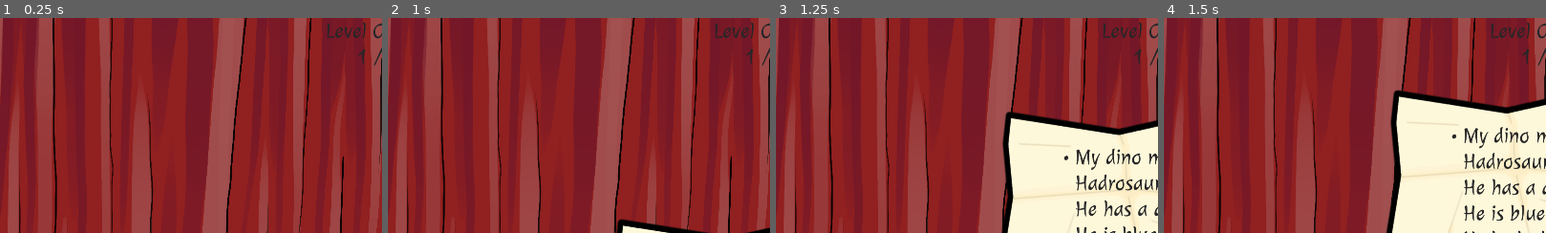
Above: before the commit, frames 1-4 (left to right).
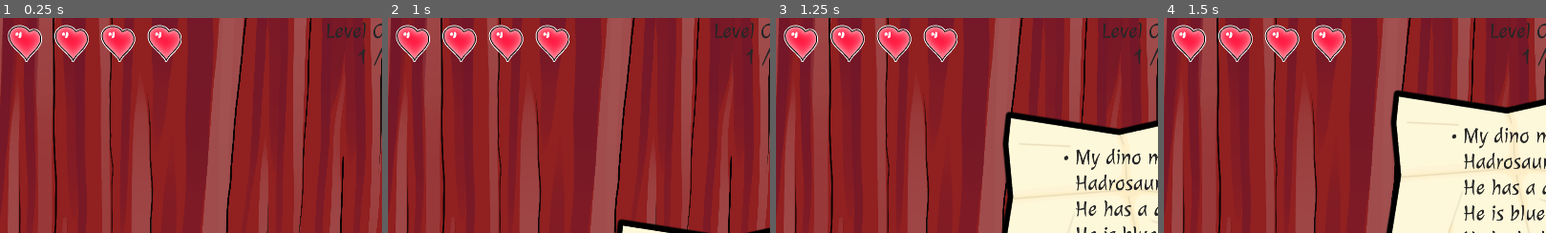
Above: after the commit, the same moments.

Repository: ValetNoir/ggj_2026
Game: Godot game, scene res://scenes/game.tscn
The game is run twice, just before and just after one commit, with the same random seed, the same clock (stepped at 60 frames per second) and the same inputs. The project has no main scene, so this scene is started directly.
Inputs (mouse positions are % of the whole screen's width and height, from its top left):
- Up to frame 1 (0.25 s): no input
- Up to frame 2 (1 s): click (14, 5) at 0.5 s, where only the run before the commit has a clickable "Next Level"
- Up to frame 3 (1.25 s): no input
- Up to frame 4 (1.5 s): click (14, 5) at 1.25 s, where only the run before the commit has a clickable "Next Level"
The pictures show only the part of the screen within x 0-50%, y 0-50%; the shares and areas given below are measured in that part.

The runs differ from the first frame. In frame 1, 4.1% of the frame differs, in the area x 2-48%, y 3-21%; in frame 2, 4.1%; in frame 3, 4.1%; in frame 4, 4.1%.

Commit message:
lose life + game over

Diff:
--- /dev/null
+++ b/ressources/themes/game_over_label.tres
@@ -0,0 +1,9 @@
+[gd_resource type="LabelSettings" format=3 uid="uid://dqpe5etala8ng"]
+
+[ext_resource type="FontFile" uid="uid://m33ipl5yk6bl" path="res://ressources/fonts/Julee-Regular.ttf" id="1_l18we"]
+
+[resource]
+font = ExtResource("1_l18we")
+font_size = 120
+outline_size = 6
+outline_color = Color(0, 0, 0, 1)
--- a/scenes/game.tscn
+++ b/scenes/game.tscn
@@ -29,10 +29,16 @@
 [ext_resource type="Resource" uid="uid://b6poouwkkioih" path="res://ressources/levels/Level_20.tres" id="22_twgab"]
 [ext_resource type="PackedScene" uid="uid://dxrydp6dwoffm" path="res://scenes/disco_ball.tscn" id="24_suyxu"]
 [ext_resource type="Theme" uid="uid://bv1c2mvbc8mml" path="res://ressources/themes/info_flash_richtext.tres" id="28_sgl2t"]
-[ext_resource type="PackedScene" uid="uid://dbpa350c6x4fh" path="res://scenes/curtains.tscn" id="28_sww3w"]
-[ext_resource type="Script" path="res://scenes/level_counter.gd" id="29_qouja"]
+[ext_resource type="PackedScene" uid="uid://bxu3v15or16o0" path="res://scenes/curtains.tscn" id="28_sww3w"]
+[ext_resource type="Script" uid="uid://bu72utq8tbw4x" path="res://scenes/level_counter.gd" id="29_qouja"]
+[ext_resource type="PackedScene" uid="uid://cbnk1b7crmvpp" path="res://scenes/upper_menu.tscn" id="30_wljb1"]
+[ext_resource type="LabelSettings" uid="uid://dqpe5etala8ng" path="res://ressources/themes/game_over_label.tres" id="31_js0lu"]
+[ext_resource type="PackedScene" uid="uid://bpjlypaco6u3g" path="res://scenes/audio_manager.tscn" id="35_gxtfn"]
 
 [sub_resource type="Theme" id="Theme_qouja"]
+
+[sub_resource type="Theme" id="Theme_js0lu"]
+Button/font_sizes/font_size = 50
 
 [node name="Game" type="Node2D" unique_id=607520342]
 script = ExtResource("1_uwrxv")
@@ -52,6 +58,7 @@
 y_sort_enabled = true
 
 [node name="CheatUI" type="HBoxContainer" parent="." unique_id=1033743999]
+visible = false
 offset_right = 40.0
 offset_bottom = 40.0
 script = ExtResource("14_trtic")
@@ -91,11 +98,59 @@
 horizontal_alignment = 1
 script = ExtResource("29_qouja")
 
+[node name="UpperMenu" parent="CanvasLayer" unique_id=130502043 instance=ExtResource("30_wljb1")]
+unique_name_in_owner = true
+
+[node name="GameOverMenu" type="Control" parent="CanvasLayer" unique_id=1071824556]
+unique_name_in_owner = true
+layout_mode = 3
+anchors_preset = 15
+anchor_right = 1.0
+anchor_bottom = 1.0
+grow_horizontal = 2
+grow_vertical = 2
+mouse_filter = 2
+
+[node name="GameOverLabel" type="Label" parent="CanvasLayer/GameOverMenu" unique_id=1351282722]
+layout_mode = 1
+anchors_preset = 8
+anchor_left = 0.5
+anchor_top = 0.5
+anchor_right = 0.5
+anchor_bottom = 0.5
+offset_left = -20.0
+offset_top = -11.5
+offset_right = 20.0
+offset_bottom = 11.5
+grow_horizontal = 2
+grow_vertical = 2
+text = "GAME OVER"
+label_settings = ExtResource("31_js0lu")
+
+[node name="RetryButton" type="Button" parent="CanvasLayer/GameOverMenu" unique_id=2049893823]
+layout_mode = 1
+anchors_preset = 8
+anchor_left = 0.5
+anchor_top = 0.5
+anchor_right = 0.5
+anchor_bottom = 0.5
+offset_left = -68.5
+offset_top = 141.0
+offset_right = 68.5
+offset_bottom = 218.0
+grow_horizontal = 2
+grow_vertical = 2
+theme = SubResource("Theme_js0lu")
+text = "Retry"
+
 [node name="disco_ball" parent="." unique_id=1477989180 instance=ExtResource("24_suyxu")]
 position = Vector2(960, -3.9999924)
 scale = Vector2(0.2, 0.2)
 
 [node name="Curtains" parent="." unique_id=914103840 instance=ExtResource("28_sww3w")]
 
+[node name="AudioManager" parent="." unique_id=1128192510 instance=ExtResource("35_gxtfn")]
+
 [connection signal="level_loaded" from="." to="CheatUI" method="on_level_loaded"]
 [connection signal="pressed" from="CheatUI/Button" to="." method="next_level"]
+[connection signal="pressed" from="CanvasLayer/GameOverMenu/RetryButton" to="." method="_on_retry_button_pressed"]
--- a/scenes/upper_menu.tscn
+++ b/scenes/upper_menu.tscn
@@ -2,6 +2,7 @@
 
 [ext_resource type="Script" uid="uid://ddmy427ljgr0f" path="res://scripts/upper_menu.gd" id="1_8360x"]
 [ext_resource type="Texture2D" uid="uid://mc515ktsqafy" path="res://assets/ui/ui_heart.png" id="1_fr35m"]
+[ext_resource type="Texture2D" uid="uid://ll2jh0qajwat" path="res://assets/ui/ui_heart_broken.png" id="3_7h27y"]
 
 [node name="UpperMenu" type="Control" unique_id=130502043]
 layout_mode = 3
@@ -12,6 +13,8 @@
 grow_horizontal = 2
 grow_vertical = 2
 script = ExtResource("1_8360x")
+intact_heart_texture = ExtResource("1_fr35m")
+broken_heart_texture = ExtResource("3_7h27y")
 
 [node name="MarginContainer" type="MarginContainer" parent="." unique_id=2123173375]
 layout_mode = 1
--- a/scripts/game.gd
+++ b/scripts/game.gd
@@ -1,17 +1,30 @@
 extends Node2D
-
 
 @export var current_level_index: int = 0
 @export var levels: Array[Level]
+@export var max_life: int = 4
+
 @onready var character_spawner: CharacterSpawner = $CharacterSpawner
 @onready var info_flash: InfoFlash = %InfoFlash
 @onready var curtains: Curtains = $Curtains
+@onready var upper_menu: UpperMenu = %UpperMenu
+@onready var game_over_menu: Control = %GameOverMenu
+
 signal level_loaded(int)
 
+var current_life: int
+
+func reset():
+	current_life = max_life
+	upper_menu.reset()
+	load_level(current_level_index)
+	SignalBus.play_music.emit(SignalBus.MUSIC.GAME)
+	game_over_menu.hide()
+
 func _ready() -> void:
-	load_level(current_level_index)
 	character_spawner.target_found.connect(_on_target_found)
 	character_spawner.wrong_character_clicked.connect(_on_wrong_target)
+	reset()
 
 func load_level(level: int) -> void:
 	assert(level >= 0 and level < levels.size(), "Invalid level: %d" % level)
@@ -27,14 +40,32 @@
 		return
 	await curtains.close_curtains()
 	load_level(current_level_index)
-
+	if levels[current_level_index].gain_life and current_life < max_life:
+		upper_menu.gain_life()
+		current_life += 1
 
 func show_victory_screen() -> void:
 	pass
 
 func _on_target_found() -> void:
 	next_level()
+	await get_tree().create_timer(0.5).timeout
+	SignalBus.play_sfx.emit(SignalBus.SFX.FOUND_TARGET)
 
 func _on_wrong_target() -> void:
-	pass
-	#upper_menu.strike()
+	upper_menu.strike()
+	current_life -= 1
+	if current_life < 1:
+		show_game_over_screen()
+	else:
+		#TODO Reshow info flash
+		pass
+	await get_tree().create_timer(0.5).timeout
+	SignalBus.play_sfx.emit(SignalBus.SFX.WRONG_TARGET)
+
+func show_game_over_screen():
+	await curtains.close_curtains()
+	game_over_menu.show()
+
+func _on_retry_button_pressed():
+	reset()
--- a/scripts/upper_menu.gd
+++ b/scripts/upper_menu.gd
@@ -12,10 +12,22 @@
 func reset():
 	for child in heart_container.get_children():
 		if child is TextureRect:
-			child.texture = heart_container
+			child.texture = intact_heart_texture
 
 func strike():
-	for child in heart_container.get_children():
+	var array: Array = heart_container.get_children()
+	array.reverse()
+	for child in array:
 		if child is TextureRect and child.texture == intact_heart_texture:
-			child.texture == broken_heart_texture
+			child.texture = broken_heart_texture
+			SignalBus.play_sfx.emit(SignalBus.SFX.STRIKE_WRONG)
 			return
+
+func gain_life():
+	var array: Array = heart_container.get_children()
+	array.reverse()
+	for child in array:
+		if child is TextureRect and child.texture == broken_heart_texture:
+			child.texture = intact_heart_texture
+			SignalBus.play_sfx.emit(SignalBus.SFX.STRIKE_CORRECT)
+			return
